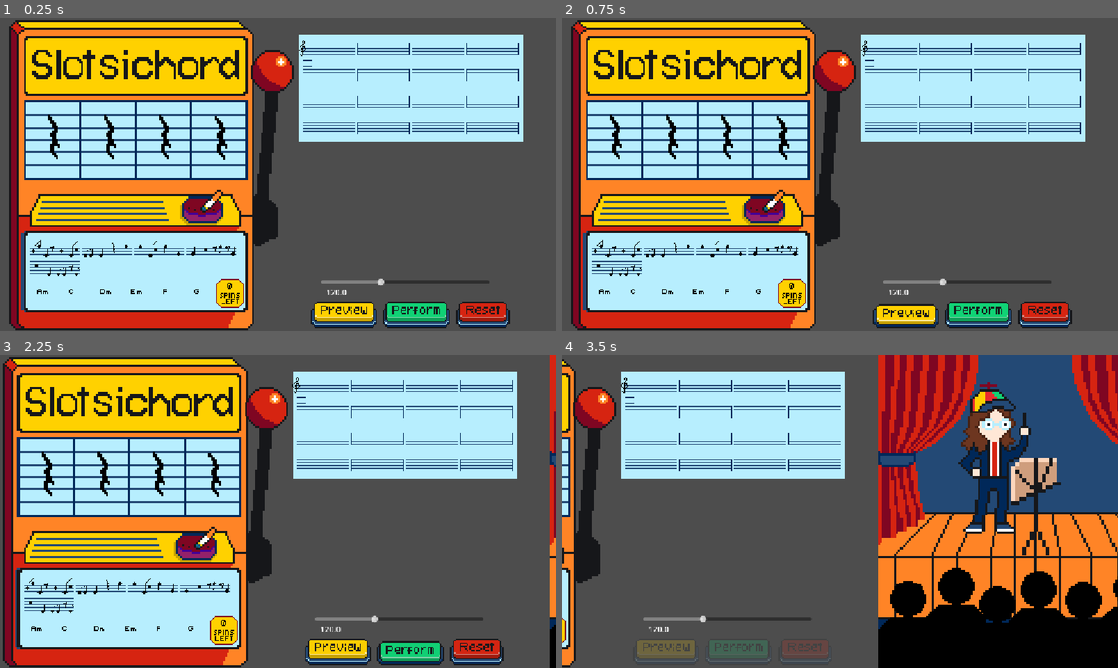
Above: before the commit, frames 1-4 (two rows, left to right).
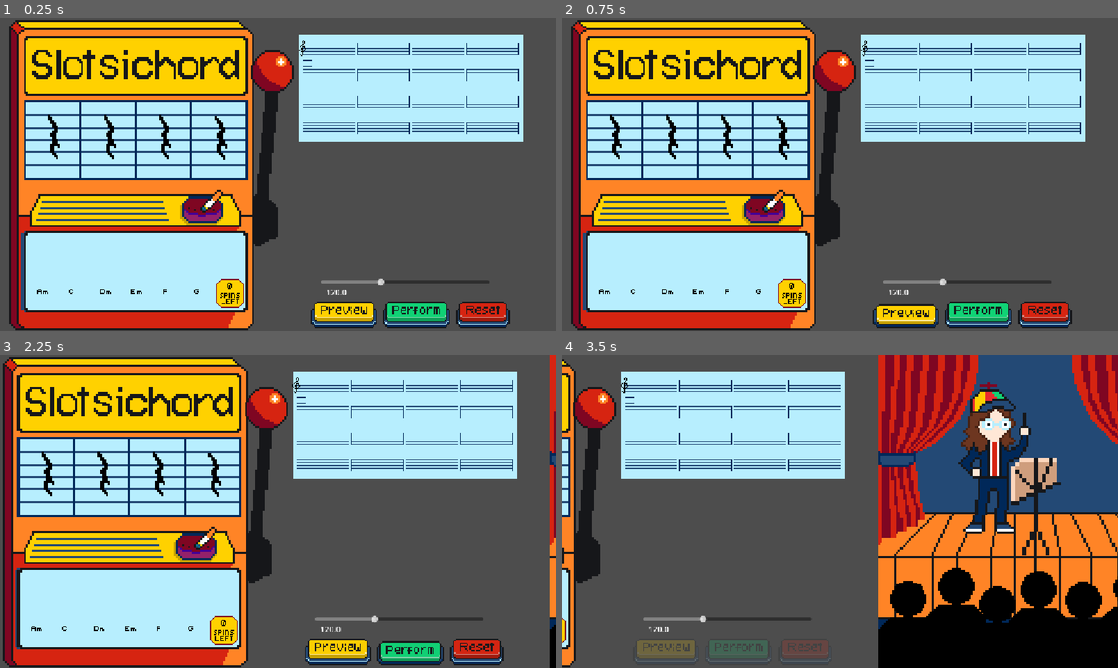
Above: after the commit, the same moments.

Repository: twhassall/slotsichord
Game: Godot game, scene res://scenes/actualScreens/MainScreen.tscn
Same seed, same stepped clock (60 frames per second), same inputs: the game is played once before the commit and once after it.
Inputs (mouse positions are in pixels of both pictures, inside the frame that each line leads up to):
- Up to frame 1 (0.25 s): no input
- Up to frame 2 (0.75 s): click (906, 315) at 0.5 s
- Up to frame 3 (2.25 s): click (344, 652) at 1.25 s; click (417, 652) at 2 s
- Up to frame 4 (3.5 s): no input

The runs differ from the first frame. In frame 1, 0.6% of the frame differs, in the area x 5-43%, y 70-83%; in frame 2, 0.6%; in frame 3, 0.6%; in frame 4, nothing differs.

Commit message:
removed test bars

Diff:
--- a/scripts/slot_machine.gd
+++ b/scripts/slot_machine.gd
@@ -25,10 +25,7 @@
 	reel3.texture = MusicLibrary.beat_sprites["crot_r"]
 	reel4.texture = MusicLibrary.beat_sprites["crot_r"]
 
-	#test code - REMOVE THIS
-	for i in range(5):
 
-		render_bar(MusicLibrary.generate_bar())
 
 func random_sprite_key():
 	return MusicLibrary.beat_sprites.keys().pick_random()
